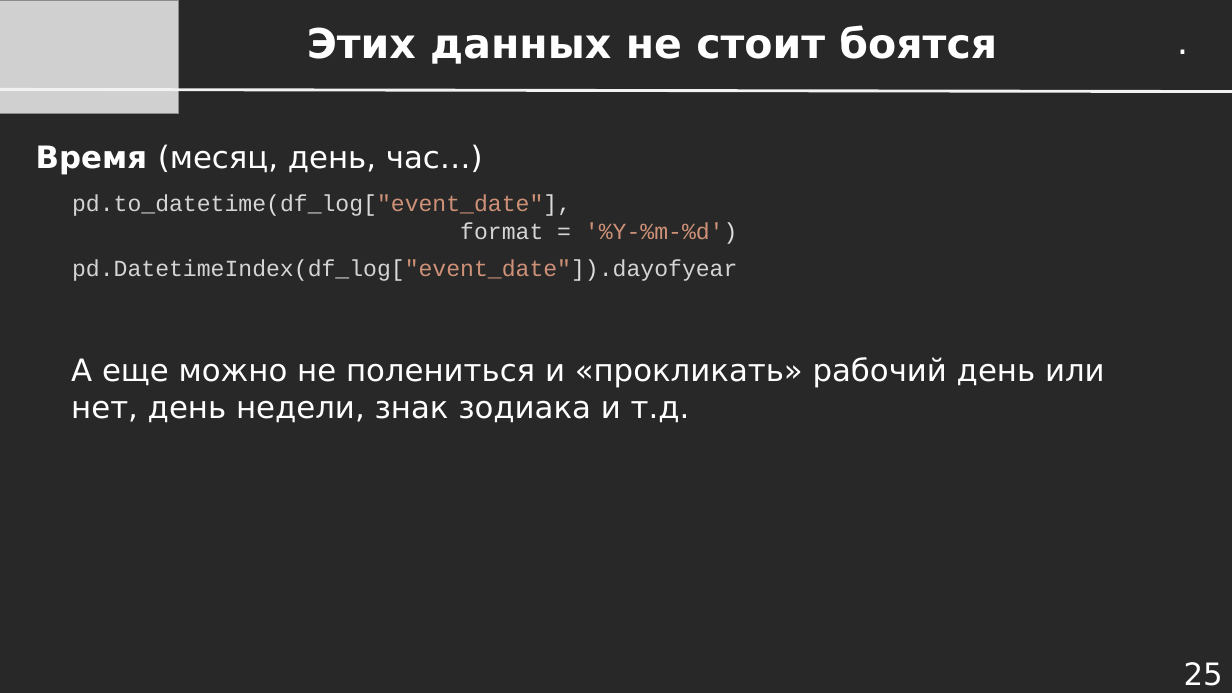
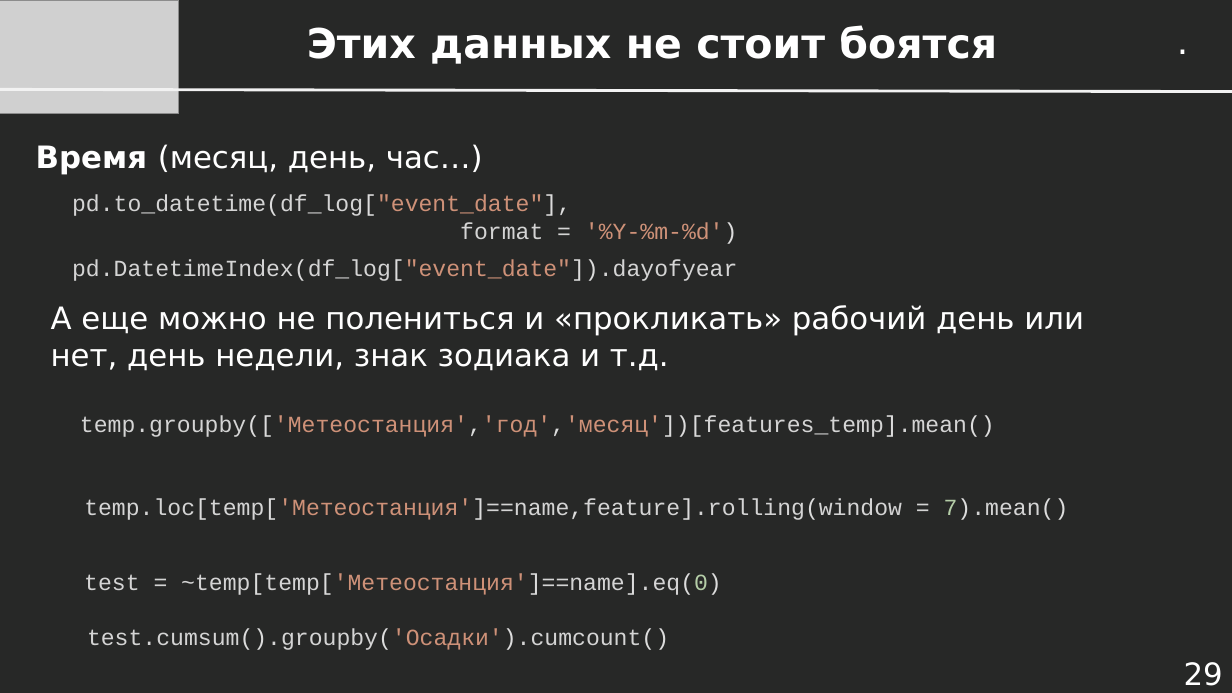
Before and after one commit to dayekb/Study, a slide deck: slide 29 of rus/UrFU/SberML/2023/Presentations/Лекция 1.10 - Кросс-валидация и Конструирование Признаков.pptx (slide 25 before the commit). Drawn at 1232x693 pixels with LibreOffice and Linux fonts; fonts in the diff are those of the drawing; grey boxes stand for pictures. Boxes give left, top, right and bottom in pixels: in the first picture for what was removed or moved away, otherwise in the second. Text is boxed around its words. In the diff, an @@ line names an element or a change of style, - is before the commit and + after.

```diff
--- a/rus/UrFU/SberML/2023/Presentations/Лекция 1.10 - Кросс-валидация и Конструирование Признаков.pptx
+++ b/rus/UrFU/SberML/2023/Presentations/Лекция 1.10 - Кросс-валидация и Конструирование Признаков.pptx
@@ text "А еще можно не полениться ...": place and size @@
-text "А еще можно не полениться ..." at <box>71,357,1105,423</box>
+text "А еще можно не полениться ..." at <box>51,305,1084,371</box>
@@ text added at <box>80,415,995,437</box>, 18 pt, text #D4D4D4 @@
+temp.groupby(['Метеостанция','год','месяц'])[features_temp].mean()
@@ text added at <box>84,498,1069,520</box>, 18 pt, text #D4D4D4 @@
+temp.loc[temp['Метеостанция']==name,feature].rolling(window = 7).mean()
@@ text added at <box>84,574,722,595</box>, 18 pt, text #D4D4D4 @@
+test = ~temp[temp['Метеостанция']==name].eq(0)
@@ text added at <box>87,628,669,650</box>, 18 pt, text #D4D4D4 @@
+test.cumsum().groupby('Осадки').cumcount()
@@ page number at <box>1184,662,1223,686</box>: text changed @@
-25
+29
```
Also in this commit, not shown: 10 other slides changed, 12 slides added, 3 other files.
